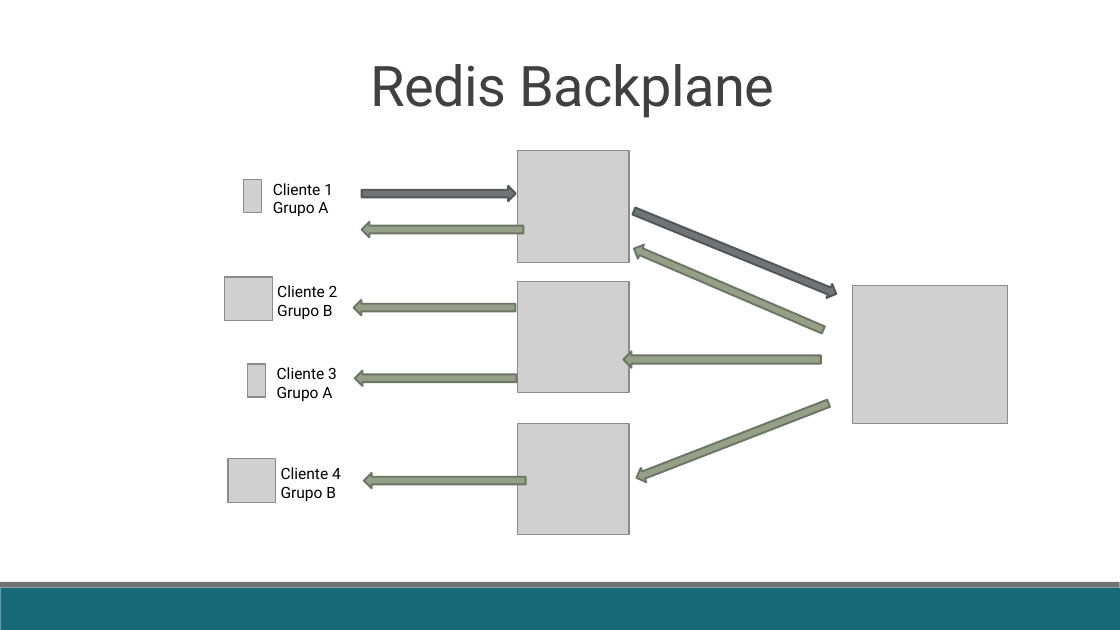
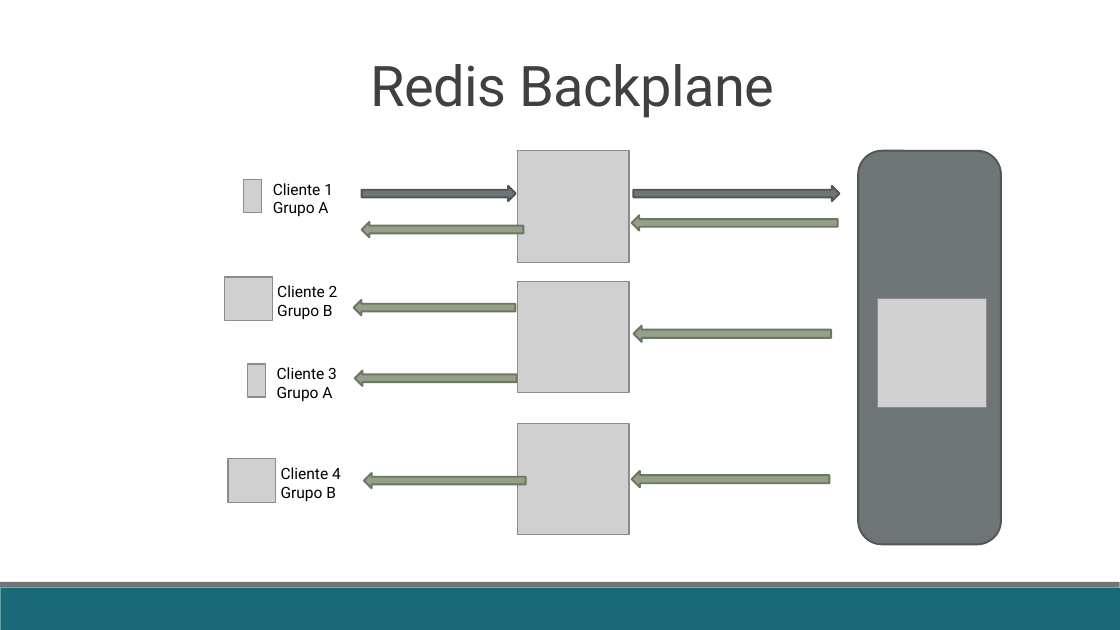
Before and after one commit to fabricioveronez/SignalR_Exemplos, a slide deck: slide 16 of docs/Apresentacao.pptx. Drawn at 1120x630 pixels with LibreOffice and Linux fonts; fonts in the diff are those of the drawing; grey boxes stand for pictures. Boxes give left, top, right and bottom in pixels: in the first picture for what was removed or moved away, otherwise in the second. Text is boxed around its words. In the diff, an @@ line names an element or a change of style, - is before the commit and + after.

```diff
--- a/docs/Apresentacao.pptx
+++ b/docs/Apresentacao.pptx
@@ rounded rectangle added at (858,151,1000,544), fill #6F7577, outline #525758 1.25 pt @@
@@ right arrow at (634,186,840,202): rotation 22 to 0 degrees @@
@@ right arrow at (632,215,838,231): rotation 23 to 0 degrees @@
@@ picture: place and size @@
-picture at (852,286,1008,424)
+picture at (878,299,987,408)
@@ right arrow: place and size @@
-right arrow at (624,352,821,368)
+right arrow at (634,326,831,343)
@@ right arrow at (632,472,829,488): rotation 338 to 0 degrees @@
```
Also in this commit, not shown: 1 other slide changed, 5 other files.
